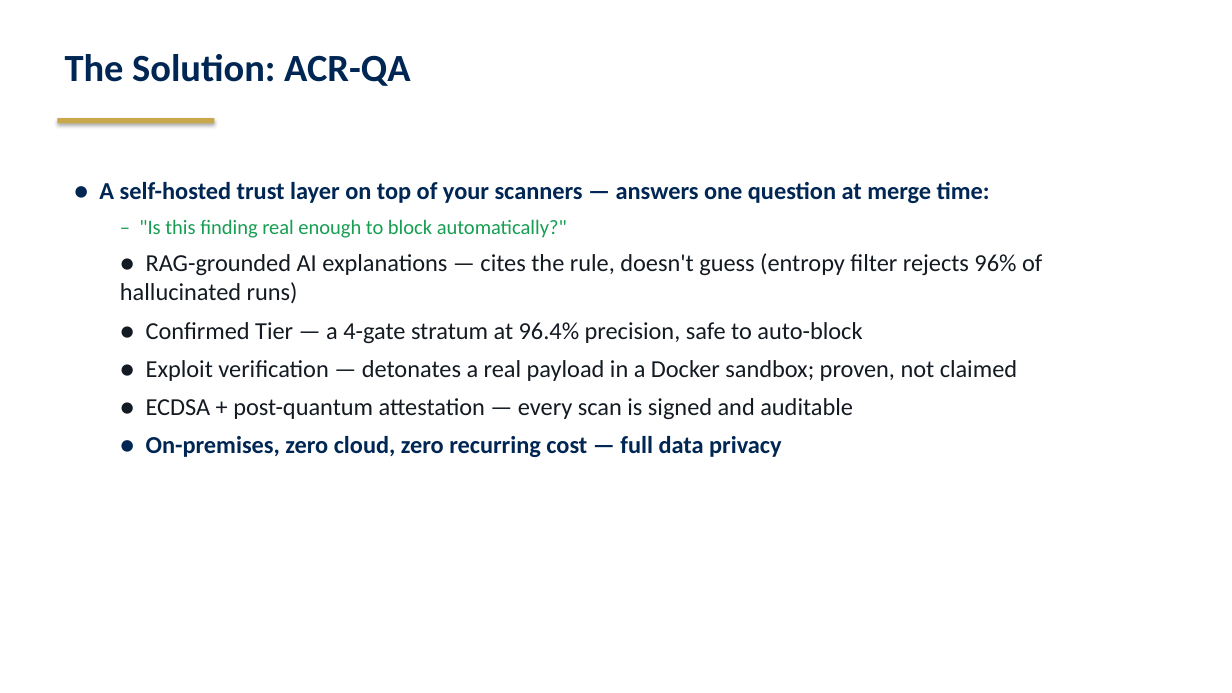
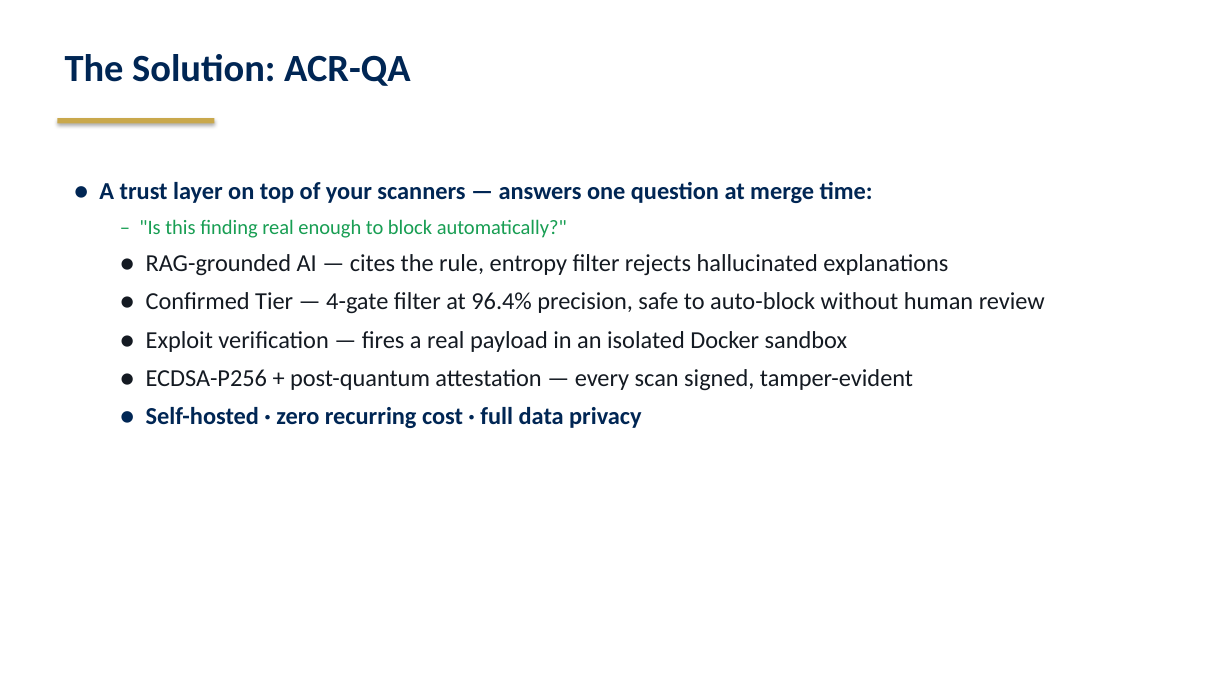
Before and after one commit to starredjaco/ACR-QA, a slide deck: slide 5 of docs/ACR-QA_Defense.odp (slide 6 before the commit). Drawn at 1232x693 pixels with LibreOffice and Linux fonts; fonts in the diff are those of the drawing. Boxes give left, top, right and bottom in pixels: in the first picture for what was removed or moved away, otherwise in the second. Text is boxed around its words. In the diff, an @@ line names an element or a change of style, - is before the commit and + after.

```diff
--- a/docs/ACR-QA_Defense.odp
+++ b/docs/ACR-QA_Defense.odp
@@ text at box(99, 182, 873, 203): text changed @@
-● A self-hosted trust layer on top of your scanners — answers one question at merge time:
+● A trust layer on top of your scanners — answers one question at merge time:
@@ text at box(146, 254, 1045, 428): text changed @@
-● RAG-grounded AI explanations — cites the rule, doesn't guess (entropy filter rejects 96% of hallucinated runs)
-● Confirmed Tier — a 4-gate stratum at 96.4% precision, safe to auto-block
-● Exploit verification — detonates a real payload in a Docker sandbox; proven, not claimed
-● ECDSA + post-quantum attestation — every scan is signed and auditable
-● On-premises, zero cloud, zero recurring cost — full data privacy
+● RAG-grounded AI — cites the rule, entropy filter rejects hallucinated explanations
+● Confirmed Tier — 4-gate filter at 96.4% precision, safe to auto-block without human review
+● Exploit verification — fires a real payload in an isolated Docker sandbox
+● ECDSA-P256 + post-quantum attestation — every scan signed, tamper-evident
+● Self-hosted · zero recurring cost · full data privacy
```
Also in this commit, not shown: 6 other slides changed, 6 slides added, 8 slides removed, 3 other files.
